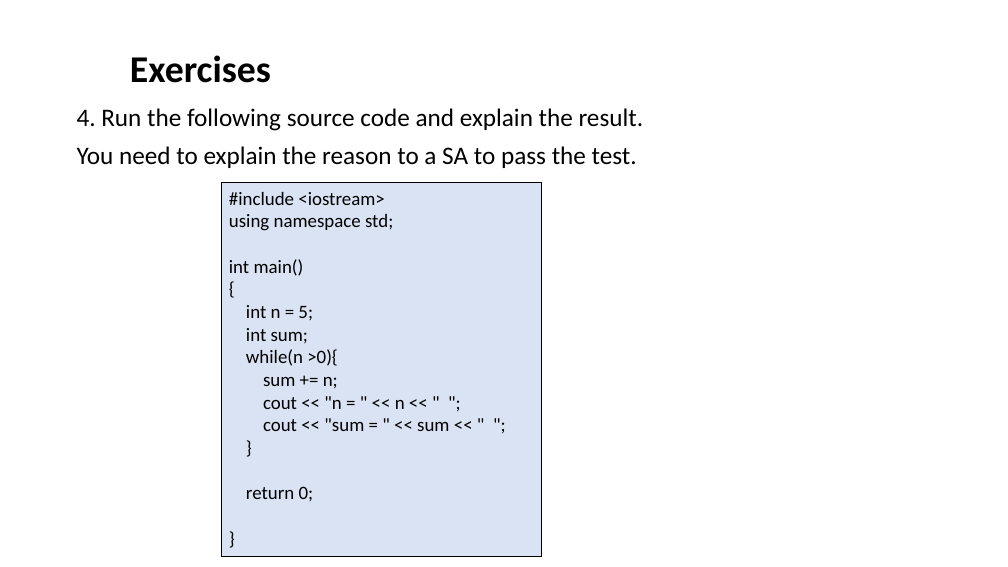
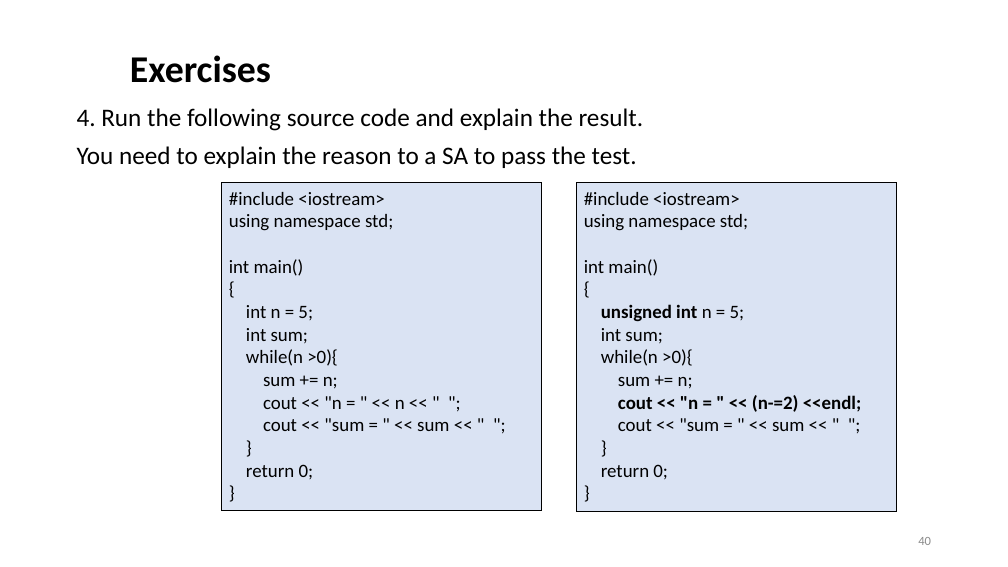
Before and after one commit to ShiqiYu/CPP, a slide deck: slide 40 of week03/Lab03.pptx (slide 22 before the commit). Drawn at 1008x567 pixels with LibreOffice and Linux fonts; fonts in the diff are those of the drawing; background and template pictures are left out. Boxes give left, top, right and bottom in pixels: in the first picture for what was removed or moved away, otherwise in the second. Text is boxed around its words. In the diff, an @@ line names an element or a change of style, - is before the commit and + after.

```diff
--- a/week03/Lab03.pptx
+++ b/week03/Lab03.pptx
@@ rectangle "#include <iostream>": place and size @@
-rectangle "#include <iostream>" at [222, 182, 541, 557]
+rectangle "#include <iostream>" at [222, 182, 541, 510]
@@ rectangle added at [576, 182, 896, 512], fill #DAE3F3, outline #000000 0.75 pt, 18 pt, text #000000 @@
+#include <iostream>
+using namespace std;
+int main()
+{
+unsigned int n = 5;
+int sum;
+while(n >0){
+sum += n;
+cout << "n = " << (n-=2) <<endl;
+cout << "sum = " << sum << " ";
+}
+return 0;
+}
@@ page number added at [918, 537, 931, 545], 12 pt, text #8C8C8C @@
+40
```
Also in this commit, not shown: 19 other slides changed, 21 slides added, 3 slides removed, 8 other files.
